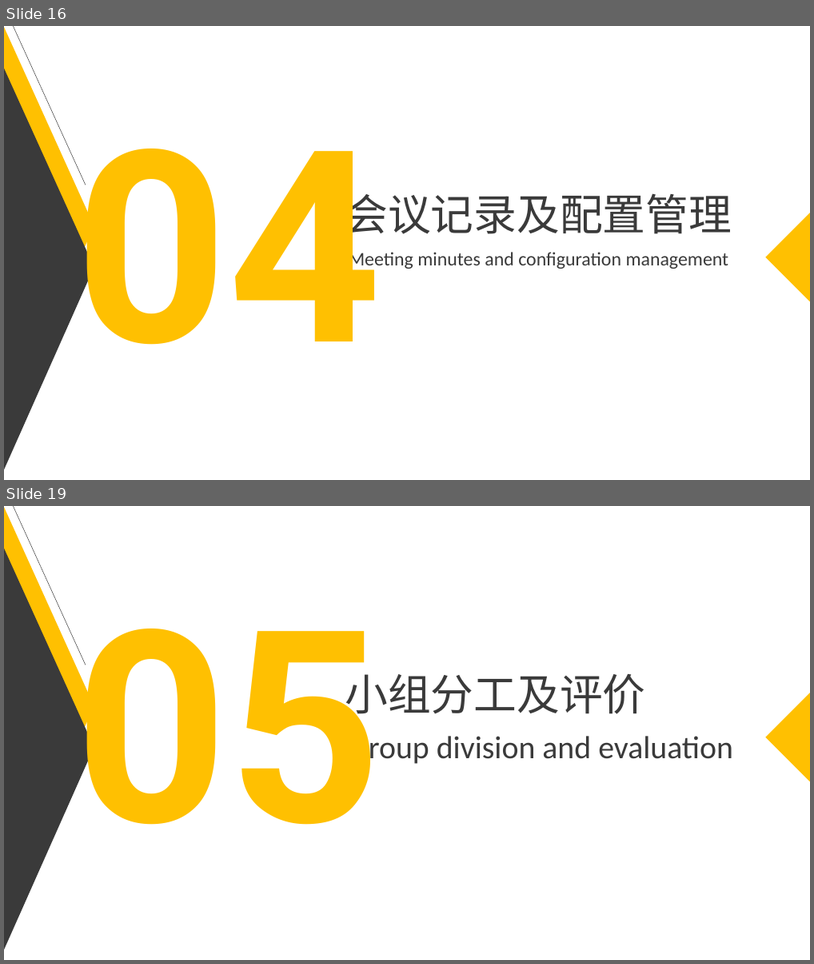
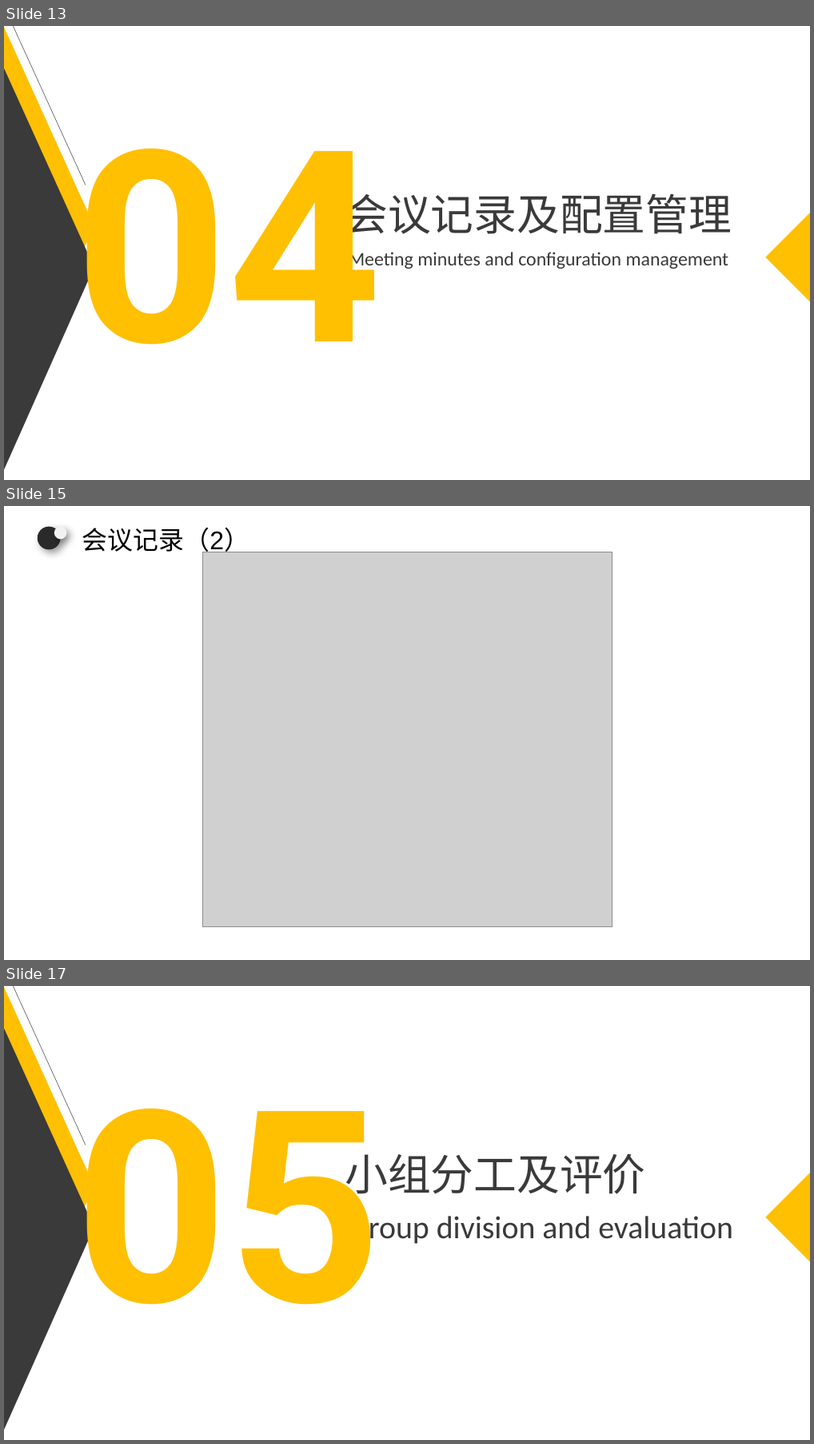
Before and after one commit to zszdxasdf/zhizhang, a slide deck: 需求分析/SE2020-G14-软件需求说明(SRS)0.2/SE2020-G14-软件需求规格说明(SRS)0.2.pptx. Shown one above the other, each under a label of ours: slides 16 and 19 before the commit, slides 13, 15 and 17 after it; the slides between them are not shown. The pictures are 814x964 and 814x1444 pixels, drawn with LibreOffice and Linux fonts; fonts in the diff are those of the drawing; grey boxes stand for pictures. Boxes give left, top, right and bottom in pixels: in the first picture for what was removed or moved away, otherwise in the second. Text is boxed around its words. In the diff, an @@ line names an element or a change of style, - is before the commit and + after.

```diff
--- a/需求分析/SE2020-G14-软件需求说明(SRS)0.2/SE2020-G14-软件需求规格说明(SRS)0.2.pptx
+++ b/需求分析/SE2020-G14-软件需求说明(SRS)0.2/SE2020-G14-软件需求规格说明(SRS)0.2.pptx
@@ slide 15 added at (4,506,810,960), background #FFFFFF @@
@@ ellipse added at (38,527,60,549), fill #2A2A2A @@
@@ ellipse added at (54,527,66,540), fill #F2F2F2 @@
@@ text added at (82,528,250,556), 32 pt, text #000000 @@
+会议记录（2）
@@ picture added at (202,552,612,927) @@
@@ what was slide 16 is now slide 13 @@
@@ what was slide 19 is now slide 17 @@
```
Also in this commit, not shown: 6 slides changed, 1 other slide added, 4 slides removed.
